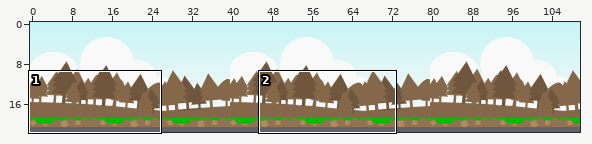
Tiled map -- maps/mapa.tmx. Above: a wide view before the commit, with the close-up outlined.
Close-up. Before:
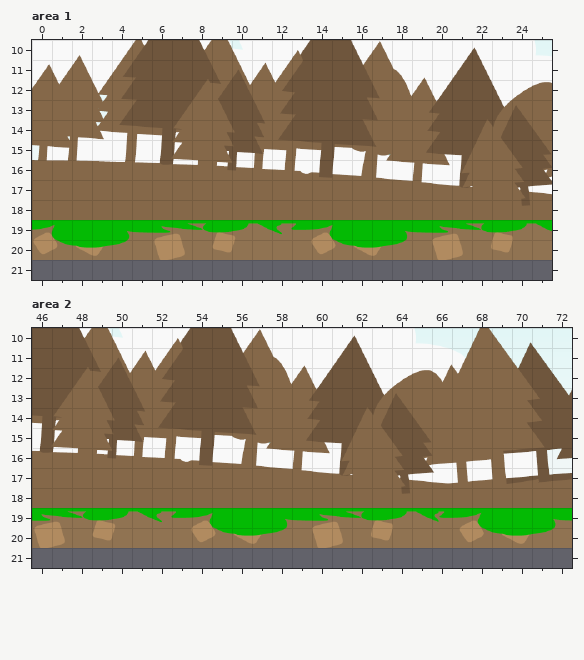
Cells are 32x32 px. Shown: area 1 x 0..25, y 10..21; area 2 x 46..72, y 10..21. The commit also changed other parts of the map, which this record leaves out. The old version is drawn lined up with the new one.
New version:
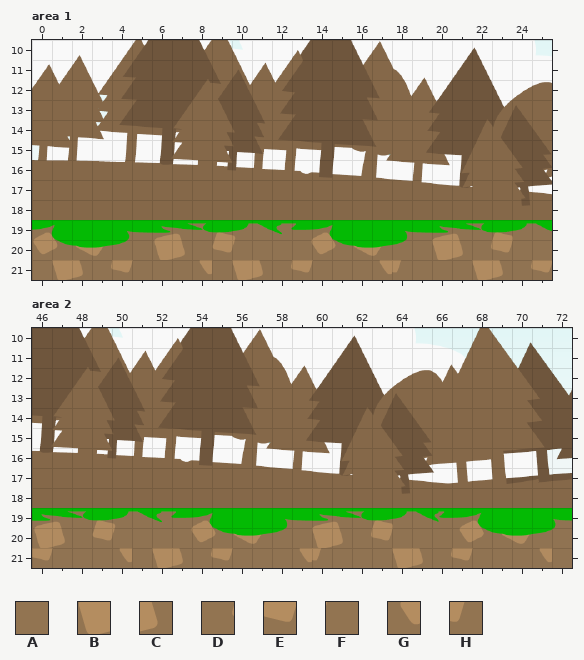
Key: from "floresta": A 845 "ground", B 860 "ground", C 861 "ground", D 862 "ground", E 863 "ground", F 864 "ground", G 867 "ground", H 877 "ground".
_ is an empty cell, . an unchanged one.
Difference:
map size 185x21 -> 185x22 cells
--- layer "Camada de Tiles 1", area 1
@@ x 0..25 @@
-21 __________________________
+21 ABCDEFAAGABCDEFAAGHAAABCDE
--- layer "Camada de Tiles 1", area 2
@@ x 46..72 @@
-21 ___________________________
+21 EFAAGABCDEFAAGHAAABCDEFAAGA
Changed places in both close-ups, as pixel boxes (x1, y1, x2, y2):
added: (32, 260, 552, 280)
added: (32, 548, 572, 568)
